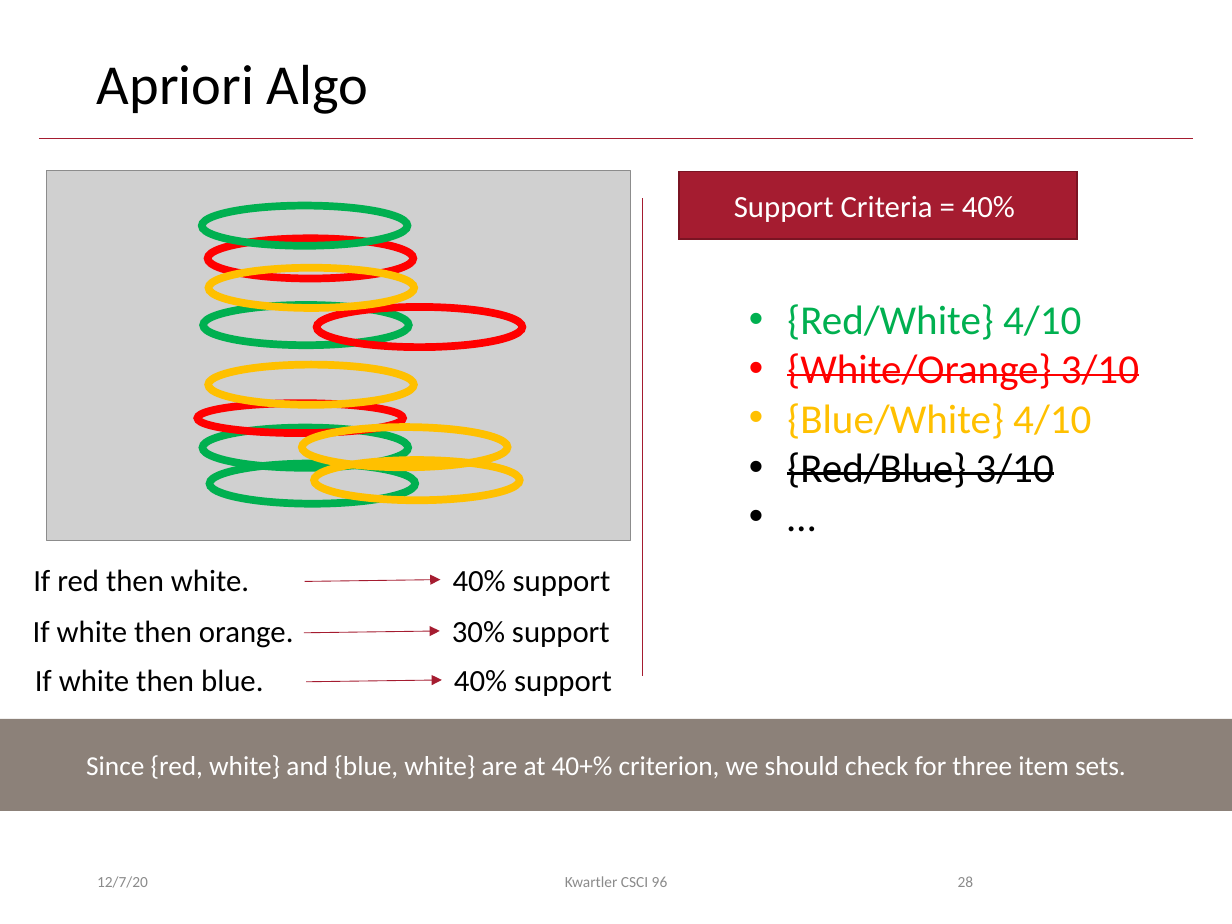
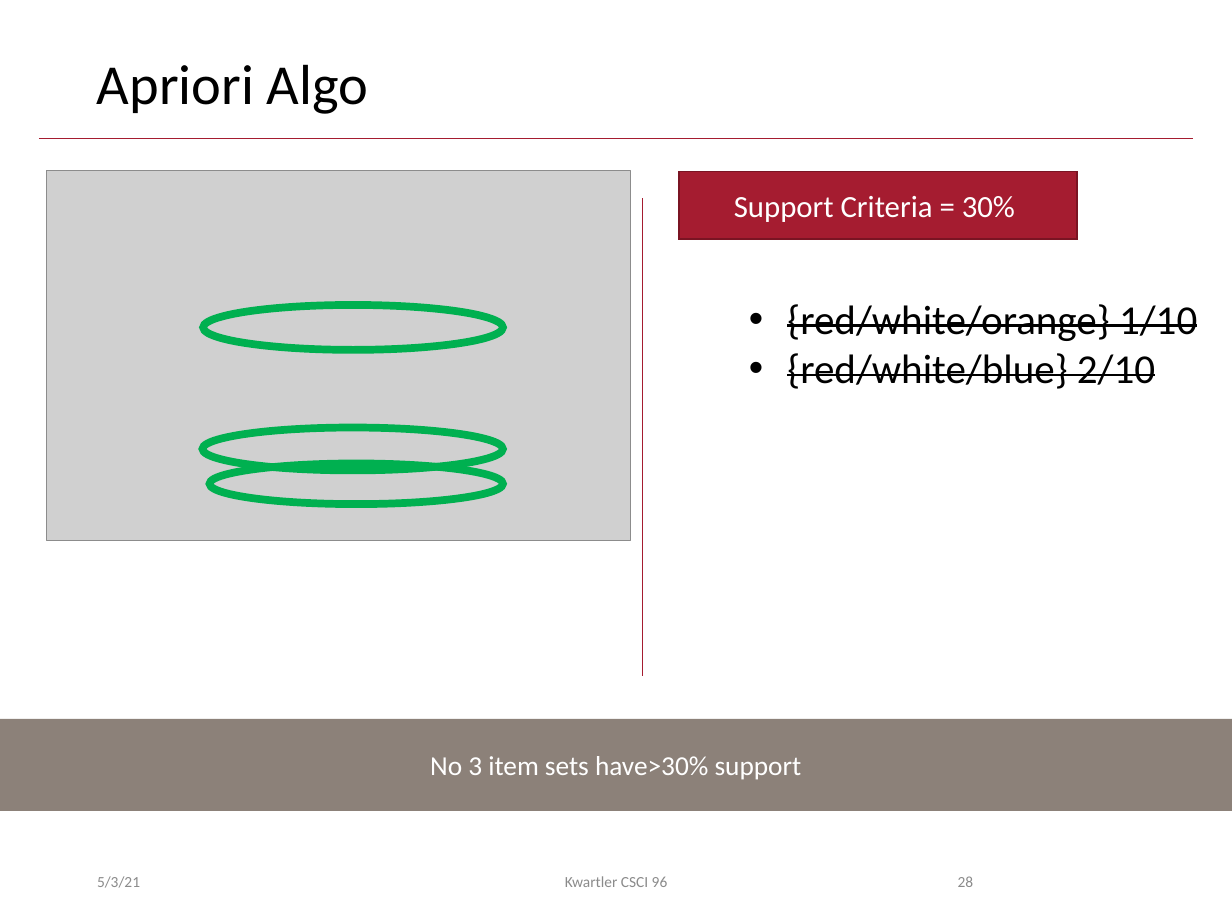
Before and after one commit to kwartler/Harvard_DataMining_Business_Student, a slide deck: slide 28 of Lessons/M_RecoEngine_Ethics/AssociationRules_CollaborativeFiltering.pptx. Drawn at 1232x924 pixels with LibreOffice and Linux fonts; fonts in the diff are those of the drawing; grey boxes stand for pictures; background and template pictures are left out. Boxes give left, top, right and bottom in pixels: in the first picture for what was removed or moved away, otherwise in the second. Text is boxed around its words. In the diff, an @@ line names an element or a change of style, - is before the commit and + after.

```diff
--- a/Lessons/M_RecoEngine_Ethics/AssociationRules_CollaborativeFiltering.pptx
+++ b/Lessons/M_RecoEngine_Ethics/AssociationRules_CollaborativeFiltering.pptx
@@ ellipse removed at [202,206,408,246] @@
@@ text in rectangle at [734,196,1015,222]: text changed @@
-Support Criteria = 40%
+Support Criteria = 30%
@@ ellipse removed at [208,238,414,278] @@
@@ ellipse removed at [208,267,414,308] @@
@@ ellipse: place and size @@
-ellipse at [203,306,409,346]
+ellipse at [203,306,503,350]
@@ ellipse removed at [317,307,522,347] @@
@@ text at [787,304,1197,389]: text changed; text colour #FF0000 to #000000 @@
-• {Red/White} 4/10
-• {White/Orange} 3/10
-• {Blue/White} 4/10
-• {Red/Blue} 3/10
-• …
+• {red/white/orange} 1/10
+• {red/white/blue} 2/10
@@ ellipse removed at [208,365,414,405] @@
@@ ellipse removed at [197,403,403,432] @@
@@ ellipse: place and size @@
-ellipse at [202,428,408,468]
+ellipse at [202,428,503,471]
@@ ellipse removed at [302,428,508,468] @@
@@ ellipse: place and size @@
-ellipse at [209,463,415,504]
+ellipse at [209,463,503,504]
@@ ellipse removed at [314,460,520,500] @@
@@ text removed at [33,569,249,592] @@
-If red then white.
@@ arrow removed from (304, 582) to (441, 579) @@
@@ text removed at [453,570,611,596] @@
-40% support
@@ text removed at [33,620,294,648] @@
-If white then orange.
@@ text removed at [452,621,610,647] @@
-30% support
@@ arrow removed from (304, 633) to (440, 631) @@
@@ text removed at [35,669,263,692] @@
-If white then blue.
@@ arrow removed from (306, 681) to (442, 680) @@
@@ text removed at [454,670,612,696] @@
-40% support
@@ text in rectangle at [430,756,802,780]: text changed @@
-Since {red, white} and {blue, white} are at 40+% criterion, we should check for three item sets.
+No 3 item sets have>30% support
@@ text at [97,876,140,888]: text changed @@
-12/7/20
+5/3/21
```
Also in this commit, not shown: 35 other slides changed, 10 other files.
